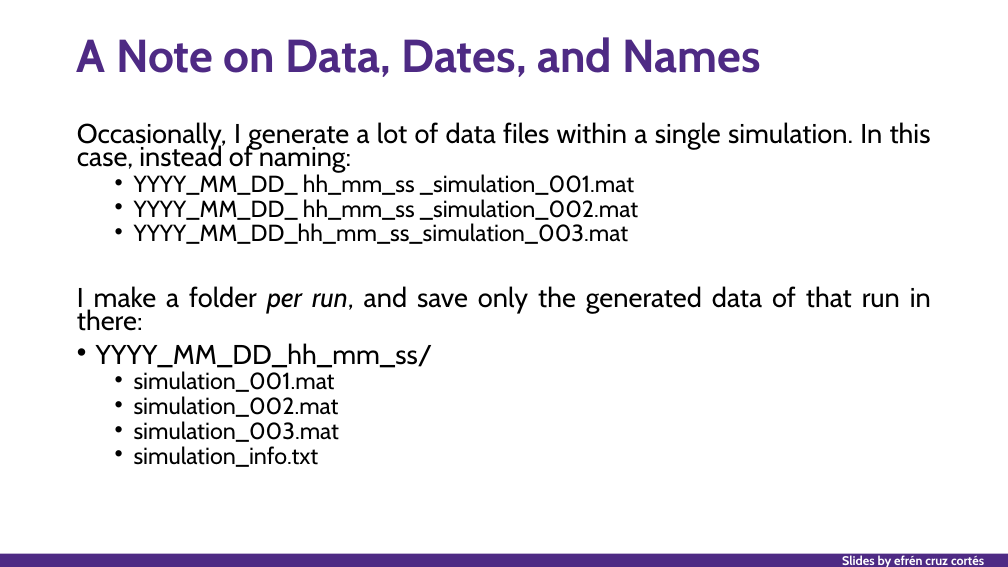
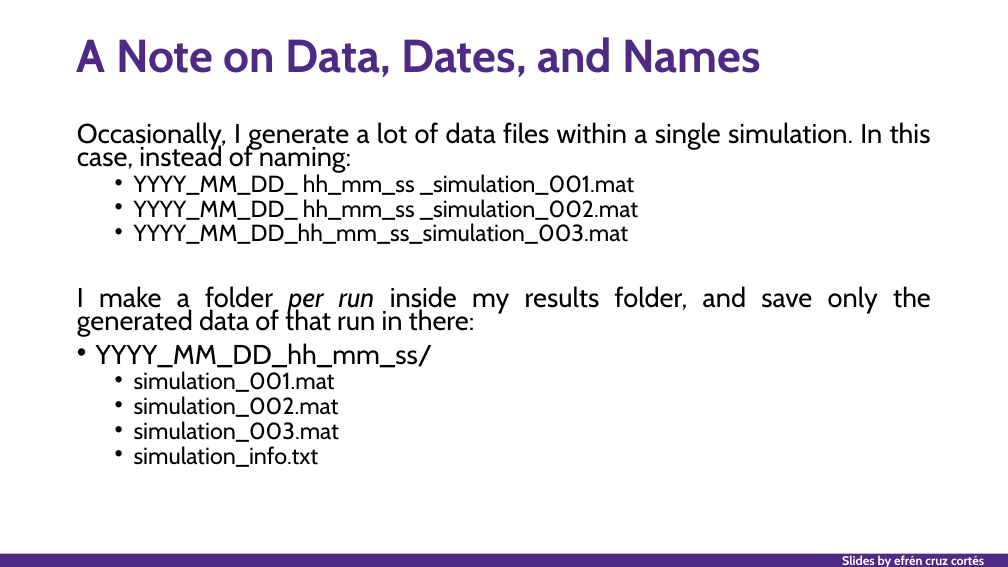
Before and after one commit to nuitrcs/researchers_guide_to_code_organization, a slide deck: slide 48 of researchers_guide_to_code_organization_day_1.pptx. Drawn at 1008x567 pixels with LibreOffice and Linux fonts; fonts in the diff are those of the drawing. Boxes give left, top, right and bottom in pixels: in the first picture for what was removed or moved away, otherwise in the second. Text is boxed around its words. In the diff, an @@ line names an element or a change of style, - is before the commit and + after.

```diff
--- a/researchers_guide_to_code_organization_day_1.pptx
+++ b/researchers_guide_to_code_organization_day_1.pptx
@@ text at (x1=77, y1=286, x2=931, y2=336): text changed @@
-I make a folder per run, and save only the generated data of that run in there:
+I make a folder per run inside my results folder, and save only the generated data of that run in there:
```
Also in this commit, not shown: 13 other slides changed, 5 slides added, 7 other files.
